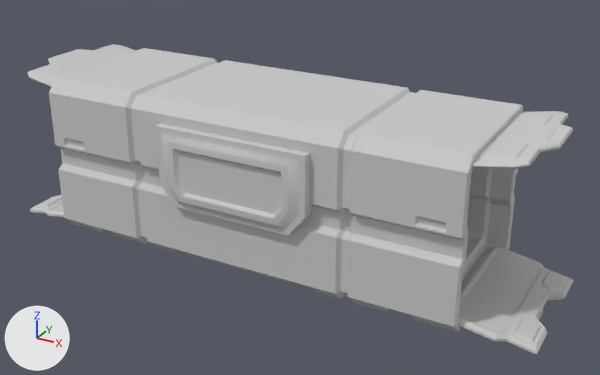
The FBX model resource/3d/배경/object/Obj_Container_box_03_duble.FBX, before and after one commit.
Before and after are seen from a camera (50 mm lens) standing at (-65.4, -29.5, 11.1) and looking at (-79.5, -3.9, -1.8). Every picture has the same lights, and +X, +Y and +Z are marked at lower left. Where no turn or scale is listed for an object, it has been applied to the vertices.

Before the edit, the objects in view are built like this:
```python
me_mesh = bpy.data.meshes.new('Mesh')
me_mesh.from_pydata(...)  # 2598 vertices, 2526 faces; spans x -10.2..10.2, y -3.3..3.3, z -3.1..3.1
# faces by material slot: [40, 674, 1812]
me_mesh.materials.append(mat_01___default)  # light grey #cacaca
me_mesh.materials.append(mat_03___default)  # light grey #cacaca
me_mesh.materials.append(mat_03___default_002)  # light grey #cacaca
ob_obj_container_box_03_duble = bpy.data.objects.new('Obj_Container_box_03_duble', me_mesh)
ob_obj_container_box_03_duble.location = (-79.32, -5.89, -0.35)
```
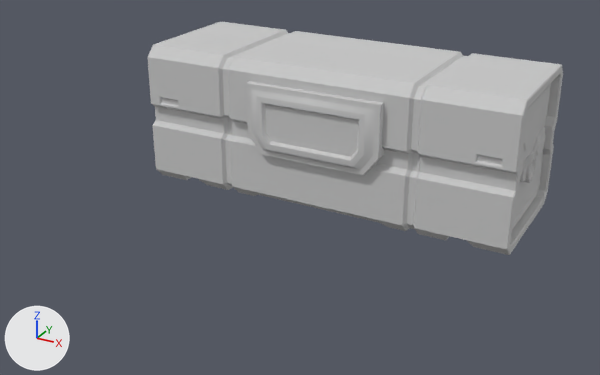
Commit message: 애니메이션 오브젝트 수정 (컨테이너)

Pixel boxes [x1, y1, x2, y2] of what changed, in the pictures (600 x 375 px; the box of a moved part takes in the faces that stretch with it):
'Obj_Container_box_03_duble', reshaped, moved (24% narrower, 25% shorter): before [27, 44, 573, 354]; after [148, 22, 563, 255]
part 1 of me_mesh, moved or reshaped (not visible afterwards): before [472, 111, 573, 169]
part 2 of me_mesh, added: after [520, 83, 551, 162]
part 3 of me_mesh, deleted: before [27, 44, 136, 87]
part 4 of me_mesh, moved or reshaped: before [458, 247, 573, 354]; after [512, 127, 545, 230]
part 5 of me_mesh, built on: before [30, 195, 64, 218]

Diff of the bpy script that builds the scene:
```diff
--- a/resource/3d/배경/object/Obj_Container_box_03_duble.FBX.py
+++ b/resource/3d/배경/object/Obj_Container_box_03_duble.FBX.py
@@ me_mesh @@
 # used by ob_obj_container_box_03_duble; location = (-79.32, -5.89, -0.35)
-me_mesh.from_pydata(...)  # 2598 vertices, 2526 faces; spans x -10.2..10.2, y -3.3..3.3, z -3.1..3.1
+me_mesh.from_pydata(...)  # 2422 vertices, 2390 faces; spans x -7.8..7.8, y -3.3..3.3, z -2.8..3.0
+# me_mesh part 1: the loose piece of 158 vertices spanning x 7.2..9.7, y -2.6..2.6, z 2.5..3.1 is multiplied about its middle by the matrix ((0.174, 0.0, -0.985), (0.0, 1.0, 0.0), (-1.008, 0.0, -0.178)), then moved by (-15.8, 0.0, -1.4)
+# me_mesh part 2: the loose piece of 158 vertices spanning x 7.2..9.7, y -2.6..2.6, z 2.5..3.1 is copied, and the copy is turned 100 degrees about the y axis through its middle and scaled by 1.01, then moved by (-1.1, 0.0, -1.4); it spans x 7.2..7.5, y -2.6..2.6, z 0.0..2.7
+# me_mesh part 3: 8 loose pieces with 640 vertices, spanning x -9.7..-7.2, y -2.6..2.6, z -3.1..3.1, are deleted
+# me_mesh part 4: 12 vertices moved from x 7.4..9.7, y -1.1..1.1, z -3.0..-2.2 to x 7.1..7.6, y -1.1..2.1, z -2.3..0.1; 510 vertices removed from x 7.2..10.2, y -2.6..2.6, z -3.1..-2.2; 510 vertices added at x 7.1..7.7, y -2.6..2.6, z -2.6..0.5
+# me_mesh part 5: 10 vertices moved from x -10.2..-7.4, y -2.1..2.1, z -2.9..-2.2 to x -7.6..-7.4, y -1.1..1.1, z -2.3..-0.1; 203 vertices removed from x -10.2..-7.2, y -2.6..2.6, z -3.0..-2.2; 509 vertices added at x -7.7..-7.1, y -2.6..2.6, z -2.6..0.5
 me_mesh.materials.append(mat_01___default)
@@ ob_obj_container_box_03_duble @@
 ob_obj_container_box_03_duble = bpy.data.objects.new('Obj_Container_box_03_duble', me_mesh)
-ob_obj_container_box_03_duble.location = (-79.32, -5.89, -0.35)
+ob_obj_container_box_03_duble.location = (-79.32, -0.29, -0.35)
```
